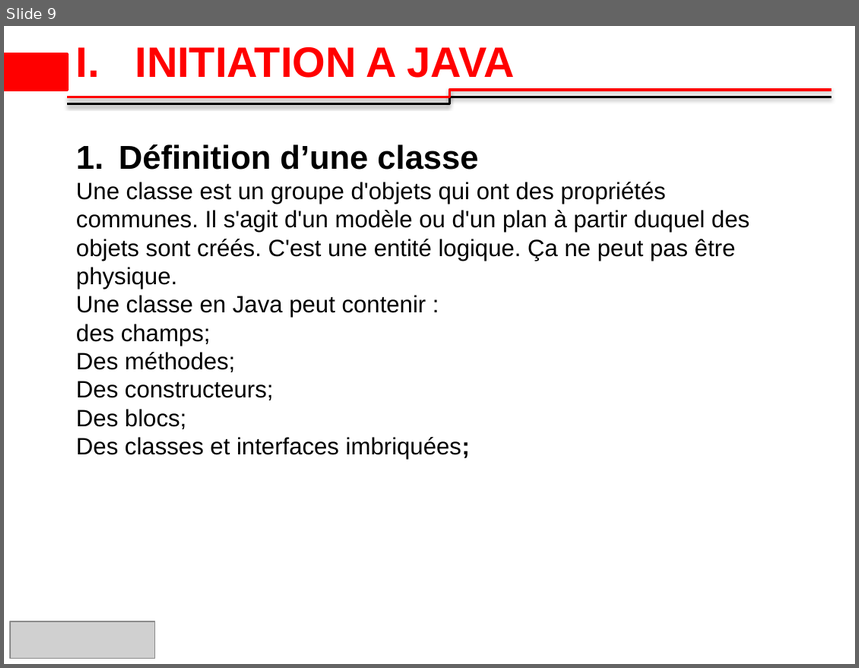
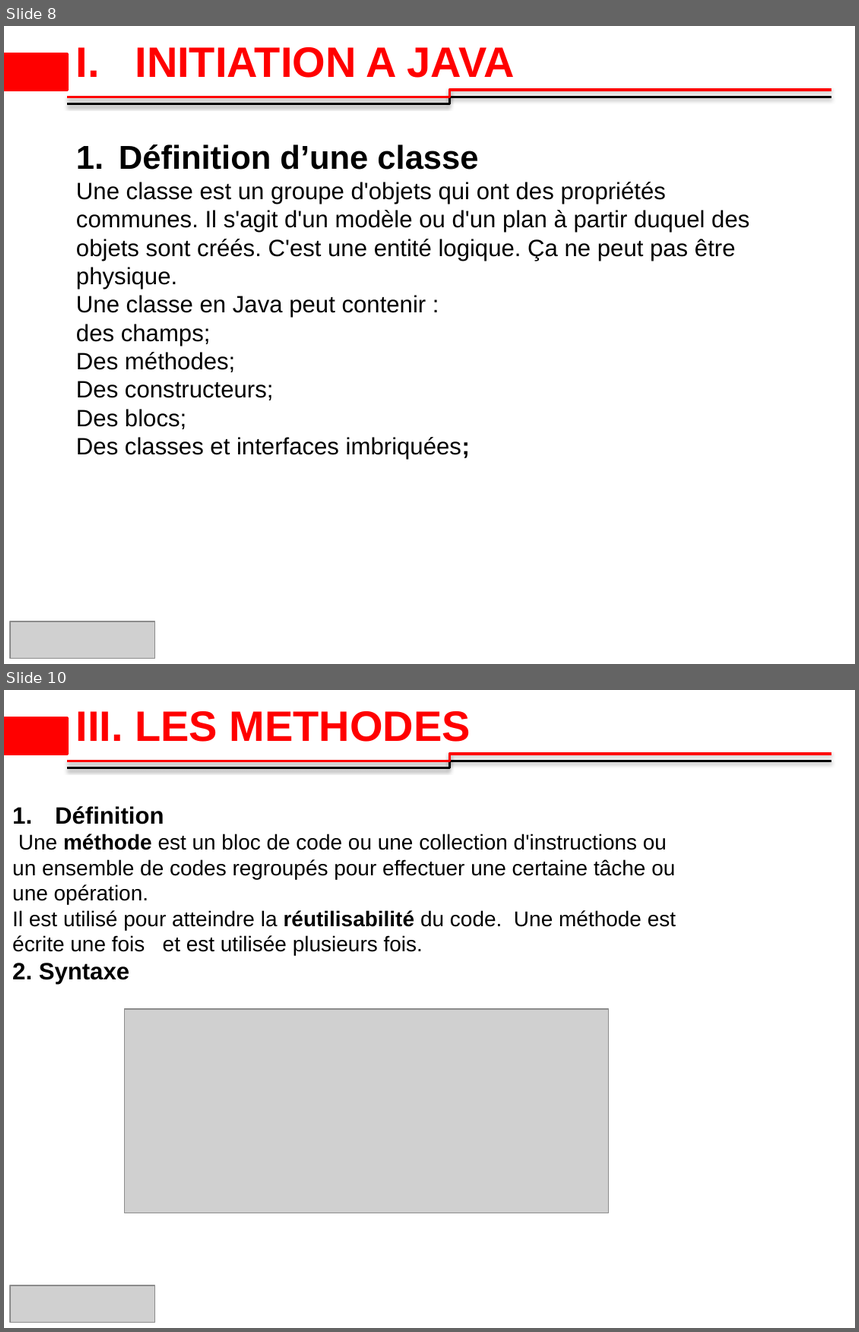
Before and after one commit to 2losky/Poo_Java, a slide deck: java-oop latest.pptx. Shown one above the other, each under a label of ours: slide 9 before the commit, slides 8 and 10 after it; the slides between them are not shown. The pictures are 859x668 and 859x1332 pixels, drawn with LibreOffice and Linux fonts; fonts in the diff are those of the drawing; grey boxes stand for pictures; background and template pictures are left out. Boxes give left, top, right and bottom in pixels: in the first picture for what was removed or moved away, otherwise in the second. Text is boxed around its words. In the diff, an @@ line names an element or a change of style, - is before the commit and + after.

Commit message:
objet, classe, methode

```diff
--- a/java-oop latest.pptx
+++ b/java-oop latest.pptx
@@ slide 10 added at box(4, 690, 855, 1328), background #FFFFFF; not listed: 3 template elements that a slide beside it also shows @@
@@ title added at box(76, 711, 471, 742), 36 pt, text #FF0000, bold @@
+III. LES METHODES
@@ text added at box(12, 806, 676, 984), 18 pt, text #000000 @@
+1. Définition
+Une méthode est un bloc de code ou une collection d'instructions ou un ensemble de codes regroupés pour effectuer une certaine tâche ou une opération.
+Il est utilisé pour atteindre la réutilisabilité du code. Une méthode est écrite une fois et est utilisée plusieurs fois.
+2. Syntaxe
@@ picture added at box(125, 1009, 609, 1214) @@
@@ picture added at box(10, 1286, 154, 1322) @@
@@ what was slide 9 is now slide 8 @@
```
Also in this commit, not shown: 2 slides changed, 9 other slides added, 1 slide removed, 2 other files.
